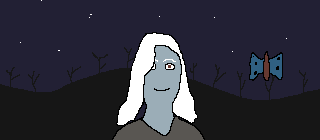
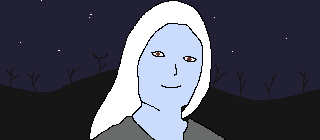
Layer changes from the first 320×140 image to the second:
hid "Layer 1" over [112, 32, 283, 140]
added layer "Layer 7" above "Layer 5" over [89, 0, 226, 140]
